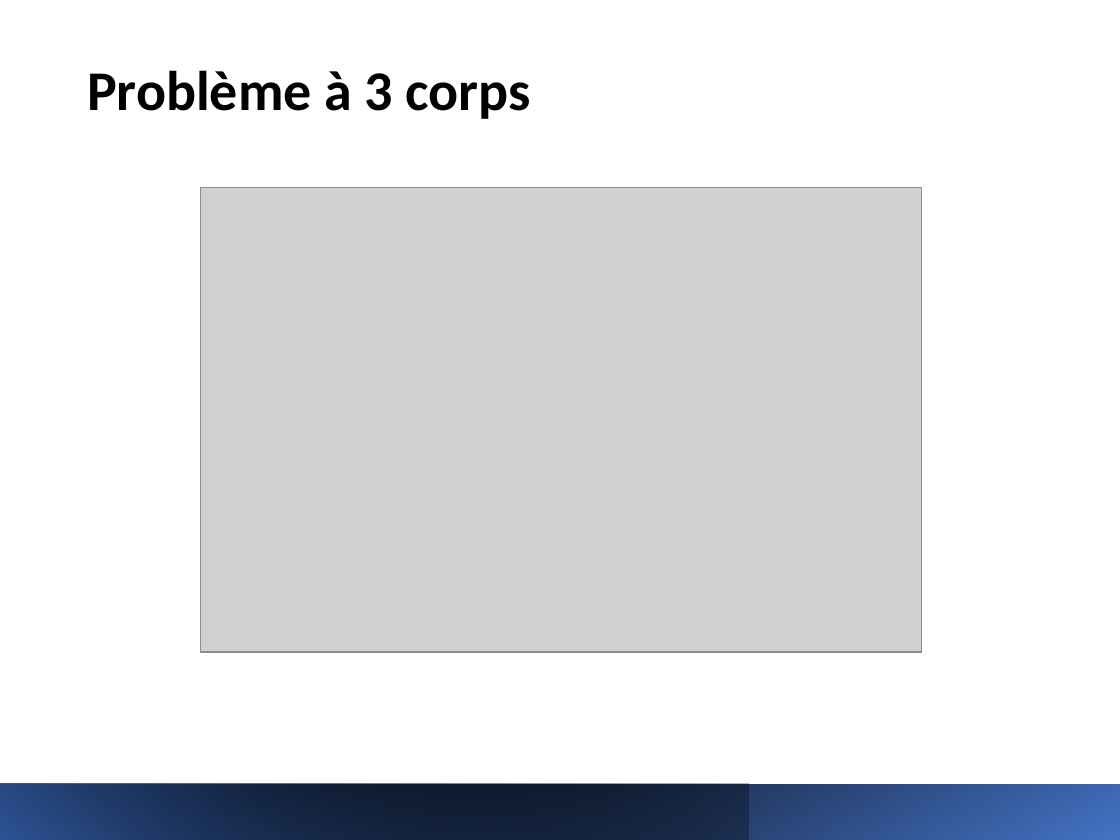
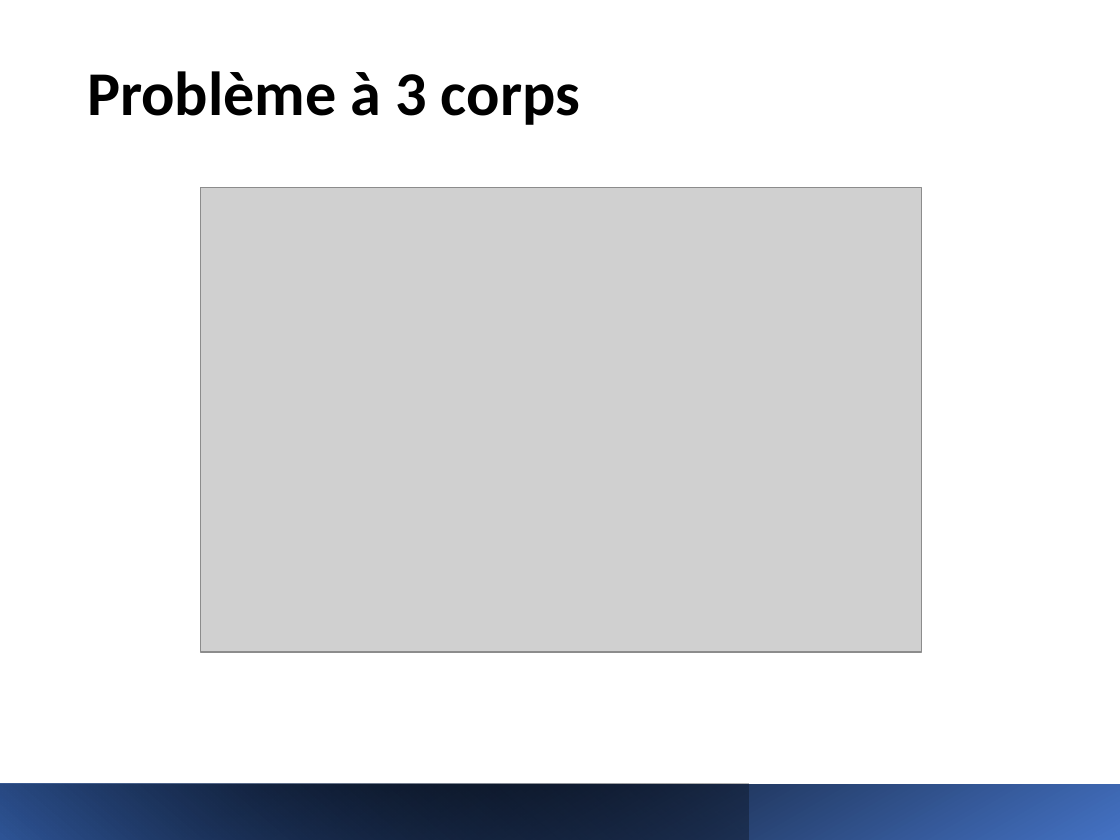
Before and after one commit to LauraElKaim/Project_Three_Body_Problem, a slide deck: slide 12 of beamer/Three_body_problem_powerpoint.pptx (slide 11 before the commit). Drawn at 1120x840 pixels with LibreOffice and Linux fonts; fonts in the diff are those of the drawing; grey boxes stand for pictures; background and template pictures are left out. Boxes give left, top, right and bottom in pixels: in the first picture for what was removed or moved away, otherwise in the second. Text is boxed around its words. In the diff, an @@ line names an element or a change of style, - is before the commit and + after.

```diff
--- a/beamer/Three_body_problem_powerpoint.pptx
+++ b/beamer/Three_body_problem_powerpoint.pptx
@@ title "Problème à 3 corps" at (87, 71, 580, 125): size 36 to 40 pt @@
```
Also in this commit, not shown: 11 other slides changed, 2 slides added, 5 other files.
